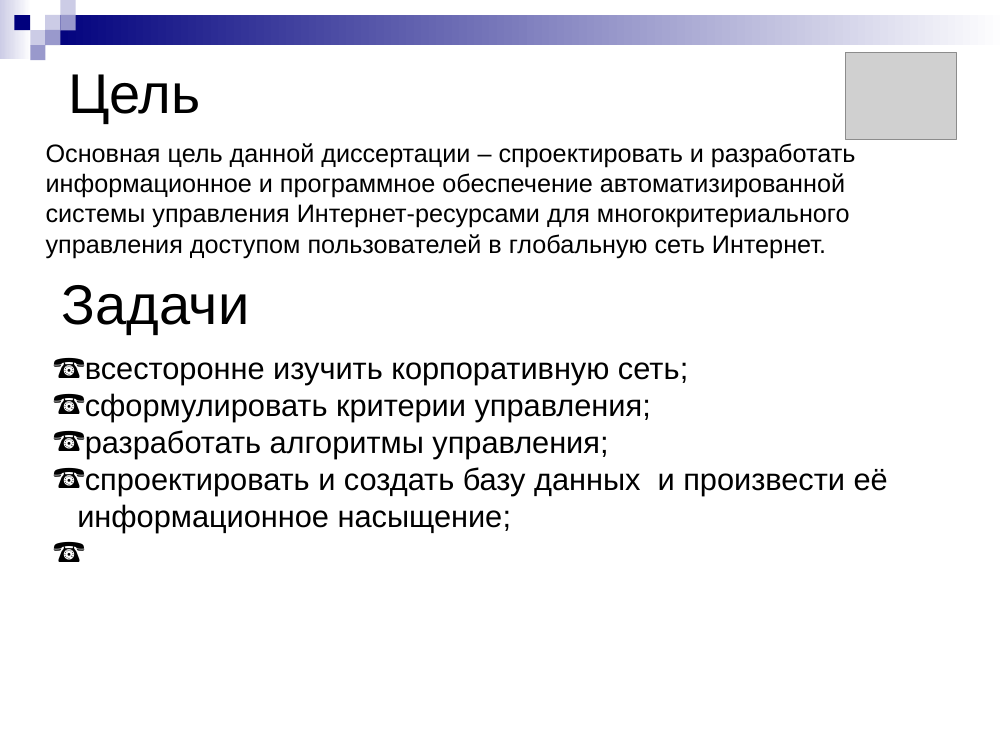
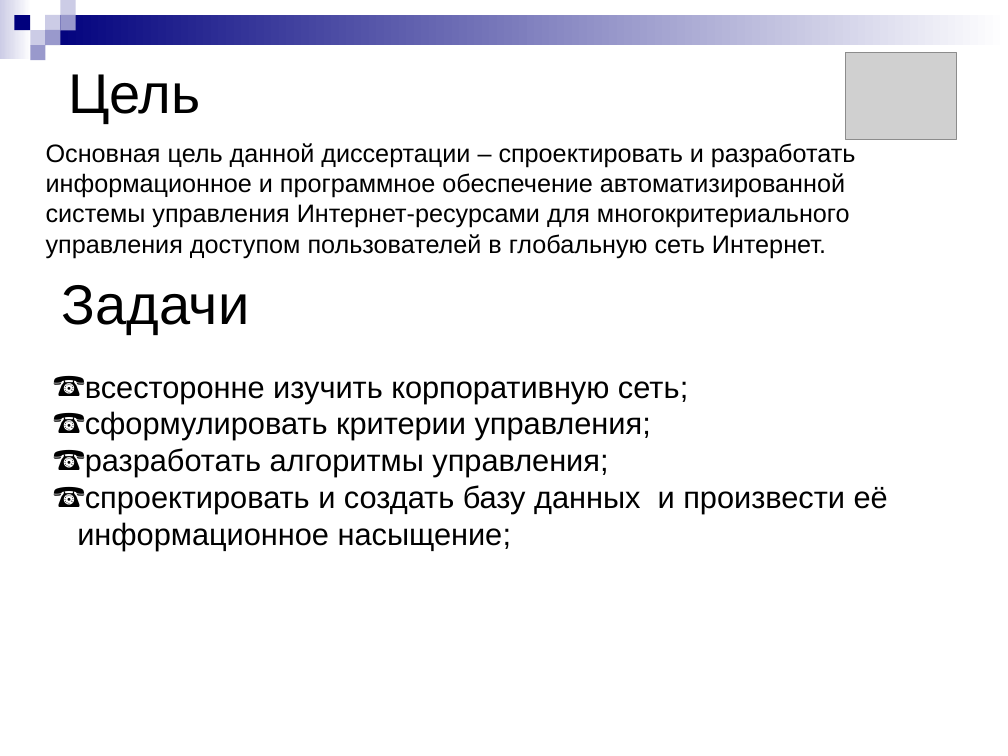
Before and after one commit to aricent123/cadbis, a slide deck: slide 2 of CADBiS_docs/DRypa/presentation.ppt. Drawn at 1008x756 pixels with LibreOffice and Linux fonts; fonts in the diff are those of the drawing; grey boxes stand for pictures. Boxes give left, top, right and bottom in pixels: in the first picture for what was removed or moved away, otherwise in the second. Text is boxed around its words. In the diff, an @@ line names an element or a change of style, - is before the commit and + after.

```diff
--- a/CADBiS_docs/DRypa/presentation.ppt
+++ b/CADBiS_docs/DRypa/presentation.ppt
@@ text "всесторонне изучить корпоративную сеть;": place and size @@
-text "всесторонне изучить корпоративную сеть;" at [77, 362, 888, 533]
+text "всесторонне изучить корпоративную сеть;" at [77, 381, 888, 551]
```
Also in this commit, not shown: 1 slide added.
